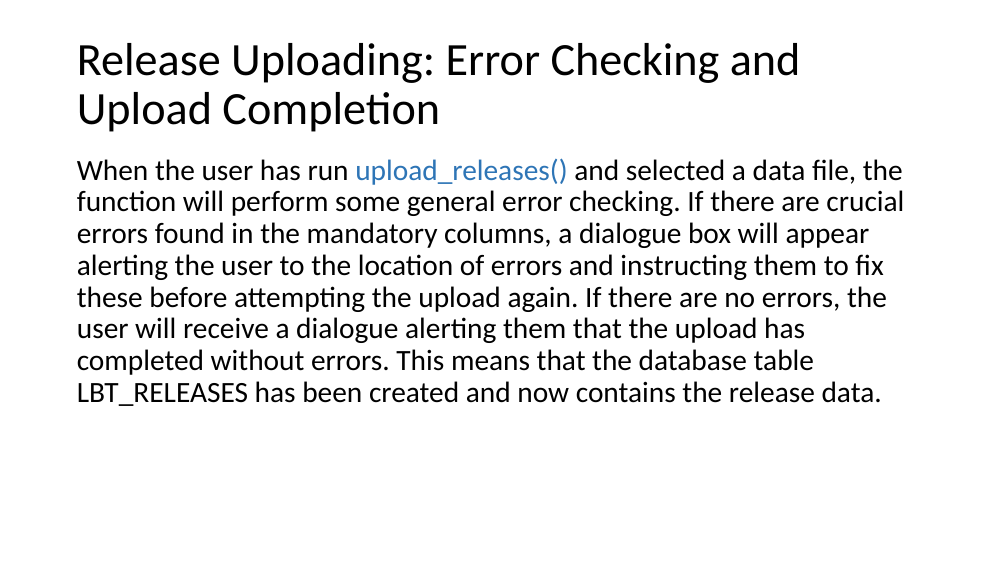
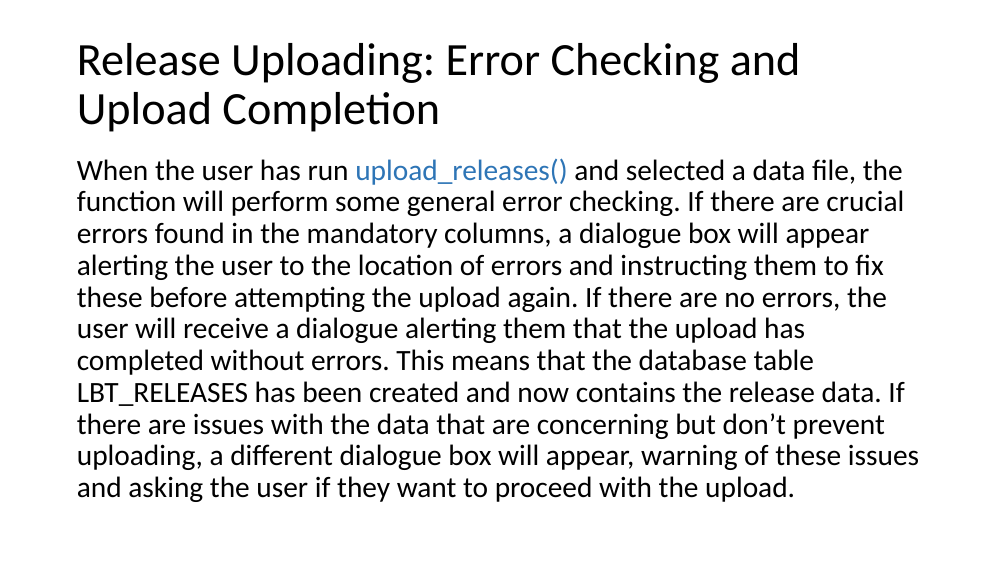
Before and after one commit to LobsterScience/LobTag2, a slide deck: slide 17 of data/user_guide.pptx (slide 15 before the commit). Drawn at 1008x567 pixels with LibreOffice and Linux fonts; fonts in the diff are those of the drawing. Boxes give left, top, right and bottom in pixels: in the first picture for what was removed or moved away, otherwise in the second. Text is boxed around its words. In the diff, an @@ line names an element or a change of style, - is before the commit and + after.

Commit message:
updates to user guide

```diff
--- a/data/user_guide.pptx
+++ b/data/user_guide.pptx
@@ text at (77, 158, 919, 502): text changed @@
-When the user has run upload_releases() and selected a data file, the function will perform some general error checking. If there are crucial errors found in the mandatory columns, a dialogue box will appear alerting the user to the location of errors and instructing them to fix these before attempting the upload again. If there are no errors, the user will receive a dialogue alerting them that the upload has completed without errors. This means that the database table LBT_RELEASES has been created and now contains the release data.
+When the user has run upload_releases() and selected a data file, the function will perform some general error checking. If there are crucial errors found in the mandatory columns, a dialogue box will appear alerting the user to the location of errors and instructing them to fix these before attempting the upload again. If there are no errors, the user will receive a dialogue alerting them that the upload has completed without errors. This means that the database table LBT_RELEASES has been created and now contains the release data. If there are issues with the data that are concerning but don’t prevent uploading, a different dialogue box will appear, warning of these issues and asking the user if they want to proceed with the upload.
```
Also in this commit, not shown: 18 other slides changed, 3 slides added, 2 other files.
